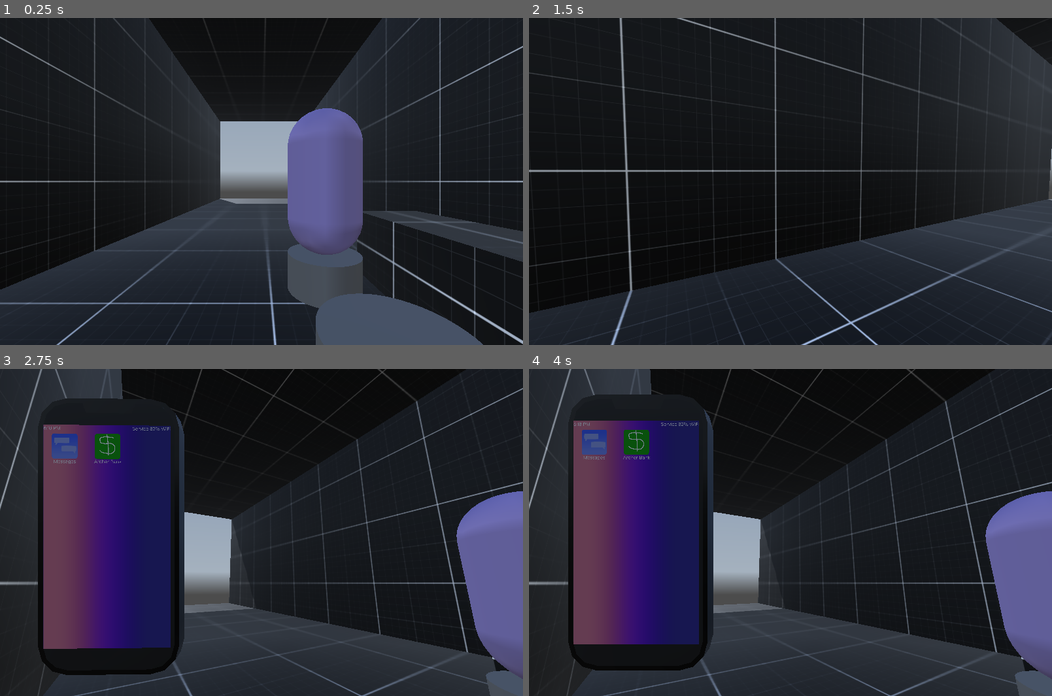
Above: before the commit, frames 1-4 (two rows, left to right).
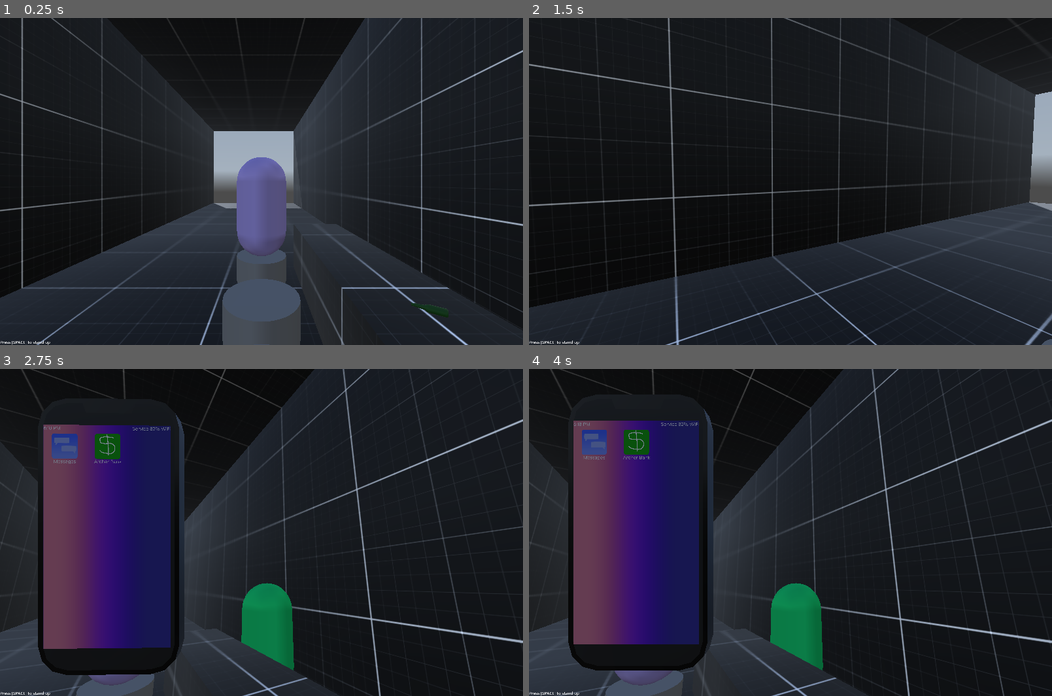
Above: after the commit, the same moments.

Repository: LucasMc17/One-Man-s-Trash
Game: Godot game, scene res://levels/level_01/root.tscn
The game is run twice, just before and just after one commit, with the same random seed, the same clock (stepped at 60 frames per second) and the same inputs. A sky picture missing from this copy of the repository is replaced by a grey-blue gradient.
Inputs (mouse positions are in pixels of both pictures, inside the frame that each line leads up to):
- Up to frame 1 (0.25 s): no input
- Up to frame 2 (1.5 s): tap Space (space) at 0.5, 1.25 s; move the mouse to (816, 181) at 0.52 s; hold W (move_forward) from 0.53 s (still down); tap Enter (enter) at 0.6, 1.35 s; click (816, 181) at 0.67 s; move the mouse to (764, 181) at 1.27 s
- Up to frame 3 (2.75 s): keep holding W (move_forward); tap Space (space) at 2 s; move the mouse to (271, 525) at 2.02 s; hold Tab (phone) from 2.03 s (still down); tap Enter (enter) at 2.3 s
- Up to frame 4 (4 s): release W (move_forward) at 2.75 s; release Tab (phone) at 2.75 s; tap Space (space) at 2.75, 3.5 s; drag from (764, 597) to (633, 483) at 2.77 s; move the mouse to (947, 581) at 3.52 s; hold A (move_left) from 3.53 s (still down); tap Z at 3.6 s; tap Enter (enter) at 3.8 s

The runs differ from the first frame. In frame 1, 27% of the frame differs, in the area x 0-100%, y 0-100%; in frame 2, 9.6%; in frame 3, 29%; in frame 4, 29%.

Commit message:
screwdriver dialog for mike

Diff:
--- a/globals/global_node.tscn
+++ b/globals/global_node.tscn
@@ -13,5 +13,3 @@
 [node name="Debug" type="Node" parent="."]
 script = ExtResource("2_u1vfw")
 debug_override = "OFF"
-skip_wait_times = true
-skip_typing = true
--- a/levels/level_01/root.gd
+++ b/levels/level_01/root.gd
@@ -1,6 +1,8 @@
 extends Node3D
 
 @onready var STATE_MACHINE = %StateMachine
+
+var NPCS_ASKED_FOR_SCREWDRIVER := 0
 
 var TAB : float:
 	set(val):
@@ -23,6 +25,8 @@
 func _on_dialog_chosen(npc : NPC, behavior_flags : Dictionary):
 	if behavior_flags.has("CHANGE_TREE_BY_PATH"):
 		npc.TALK_TREE = behavior_flags.CHANGE_TREE_BY_PATH
+	if behavior_flags.has("CHANGE_TREE_BY_PATH"):
+		NPCS_ASKED_FOR_SCREWDRIVER += 1
 	if behavior_flags.has("ADD_TO_TAB"):
 		TAB += behavior_flags.ADD_TO_TAB
 
--- a/levels/level_01/root.tscn
+++ b/levels/level_01/root.tscn
@@ -23,7 +23,7 @@
 [ext_resource type="Script" uid="uid://c6pfgu73jm2sd" path="res://levels/level_01/states/go_to_bart_state.gd" id="18_bt03r"]
 [ext_resource type="Script" uid="uid://b6p3ht05y6mes" path="res://levels/level_01/states/look_for_screwdriver_state.gd" id="19_2q5mi"]
 [ext_resource type="PackedScene" uid="uid://dps1at258aprq" path="res://area_triggers/area_trigger_oneoff.tscn" id="21_2q5mi"]
-[ext_resource type="PackedScene" uid="uid://bbfb6b3h24aq1" path="res://scenes/characters/npcs/bar_npcs/mike/mike.tscn" id="23_q0ki3"]
+[ext_resource type="PackedScene" uid="uid://bbfb6b3h24aq1" path="res://scenes/characters/npcs/mike/mike.tscn" id="23_q0ki3"]
 
 [sub_resource type="BoxShape3D" id="BoxShape3D_bt03r"]
 size = Vector3(1, 1.96729, 1)
@@ -136,7 +136,7 @@
 [node name="StateMachine" type="Node" parent="." node_paths=PackedStringArray("CURRENT_STATE")]
 unique_name_in_owner = true
 script = ExtResource("7_e1ace")
-CURRENT_STATE = NodePath("DebugState")
+CURRENT_STATE = NodePath("BartChat")
 metadata/_custom_type_script = "uid://cau1wg8ulku16"
 
 [node name="DebugState" type="Node" parent="StateMachine"]
--- a/levels/level_01/states/look_for_screwdriver_state.gd
+++ b/levels/level_01/states/look_for_screwdriver_state.gd
@@ -2,12 +2,15 @@
 
 var bart_urge = load(Paths.get_dialog_path('bart', 'bathroom_chat', 'urge'))
 var bartender_dialog = load(Paths.get_dialog_path('bartender', 'ask_for_screwdriver'))
+var mike_dialog = load(Paths.get_dialog_path('mike', 'ask_for_screwdriver'))
 
 func enter(previous_state, ext):
+	Global.log(mike_dialog)
 	super(previous_state, ext)
 	Events.conversation_ended.connect(_on_conversation_ended)
 	Global.NPCS.Bart.TALK_TREE = bart_urge
 	Global.NPCS.Bartender.TALK_TREE = bartender_dialog
+	Global.NPCS.Mike.TALK_TREE = mike_dialog
 
 func exit():
 	super()
--- a/scenes/characters/npcs/bart/dialog/stool_chat/index.tres
+++ b/scenes/characters/npcs/bart/dialog/stool_chat/index.tres
@@ -9,7 +9,7 @@
 PLAYER_OPTIONS = Array[ExtResource("1_mh1u8")]([])
 EXIT_OPTION = "Sure."
 CAMERA_ID = &""
-BEHAVIOR_FLAG = ""
+BEHAVIOR_FLAGS = Dictionary[String, Variant]({})
 metadata/_custom_type_script = "uid://bymb602613n3g"
 
 [sub_resource type="Resource" id="Resource_rh5yg"]
@@ -19,7 +19,7 @@
 PLAYER_OPTIONS = Array[ExtResource("1_mh1u8")]([])
 EXIT_OPTION = "You got it."
 CAMERA_ID = &""
-BEHAVIOR_FLAG = ""
+BEHAVIOR_FLAGS = Dictionary[String, Variant]({})
 metadata/_custom_type_script = "uid://bymb602613n3g"
 
 [sub_resource type="Resource" id="Resource_dpj24"]
@@ -29,7 +29,7 @@
 PLAYER_OPTIONS = Array[ExtResource("1_mh1u8")]([])
 EXIT_OPTION = "Don't let me keep you."
 CAMERA_ID = &""
-BEHAVIOR_FLAG = ""
+BEHAVIOR_FLAGS = Dictionary[String, Variant]({})
 metadata/_custom_type_script = "uid://bymb602613n3g"
 
 [sub_resource type="Resource" id="Resource_f562j"]
@@ -39,7 +39,7 @@
 PLAYER_OPTIONS = Array[ExtResource("1_mh1u8")]([SubResource("Resource_8ep85"), SubResource("Resource_rh5yg"), SubResource("Resource_dpj24")])
 EXIT_OPTION = ""
 CAMERA_ID = &""
-BEHAVIOR_FLAG = ""
+BEHAVIOR_FLAGS = Dictionary[String, Variant]({})
 metadata/_custom_type_script = "uid://bymb602613n3g"
 
 [sub_resource type="Resource" id="Resource_pawjp"]
@@ -49,7 +49,7 @@
 PLAYER_OPTIONS = Array[ExtResource("1_mh1u8")]([])
 EXIT_OPTION = "Sure, yeah."
 CAMERA_ID = &""
-BEHAVIOR_FLAG = ""
+BEHAVIOR_FLAGS = Dictionary[String, Variant]({})
 metadata/_custom_type_script = "uid://bymb602613n3g"
 
 [sub_resource type="Resource" id="Resource_mtdcs"]
@@ -59,7 +59,7 @@
 PLAYER_OPTIONS = Array[ExtResource("1_mh1u8")]([SubResource("Resource_pawjp")])
 EXIT_OPTION = ""
 CAMERA_ID = &""
-BEHAVIOR_FLAG = ""
+BEHAVIOR_FLAGS = Dictionary[String, Variant]({})
 metadata/_custom_type_script = "uid://bymb602613n3g"
 
 [sub_resource type="Resource" id="Resource_mh1u8"]
@@ -69,7 +69,7 @@
 PLAYER_OPTIONS = Array[ExtResource("1_mh1u8")]([])
 EXIT_OPTION = "sure, think I saw the bathroom in the back."
 CAMERA_ID = &""
-BEHAVIOR_FLAG = ""
+BEHAVIOR_FLAGS = Dictionary[String, Variant]({})
 metadata/_custom_type_script = "uid://bymb602613n3g"
 
 [sub_resource type="Resource" id="Resource_c8uok"]
@@ -79,7 +79,7 @@
 PLAYER_OPTIONS = Array[ExtResource("1_mh1u8")]([])
 EXIT_OPTION = "sure, think I saw the bathroom in the back."
 CAMERA_ID = &""
-BEHAVIOR_FLAG = ""
+BEHAVIOR_FLAGS = Dictionary[String, Variant]({})
 metadata/_custom_type_script = "uid://bymb602613n3g"
 
 [sub_resource type="Resource" id="Resource_5rwxn"]
@@ -89,7 +89,7 @@
 PLAYER_OPTIONS = Array[ExtResource("1_mh1u8")]([SubResource("Resource_mh1u8"), SubResource("Resource_c8uok")])
 EXIT_OPTION = ""
 CAMERA_ID = &""
-BEHAVIOR_FLAG = ""
+BEHAVIOR_FLAGS = Dictionary[String, Variant]({})
 metadata/_custom_type_script = "uid://bymb602613n3g"
 
 [sub_resource type="Resource" id="Resource_efqtc"]
@@ -99,7 +99,7 @@
 PLAYER_OPTIONS = Array[ExtResource("1_mh1u8")]([])
 EXIT_OPTION = "Sure."
 CAMERA_ID = &""
-BEHAVIOR_FLAG = ""
+BEHAVIOR_FLAGS = Dictionary[String, Variant]({})
 metadata/_custom_type_script = "uid://bymb602613n3g"
 
 [sub_resource type="Resource" id="Resource_edmo6"]
@@ -109,7 +109,7 @@
 PLAYER_OPTIONS = Array[ExtResource("1_mh1u8")]([SubResource("Resource_5rwxn"), SubResource("Resource_efqtc")])
 EXIT_OPTION = ""
 CAMERA_ID = &""
-BEHAVIOR_FLAG = ""
+BEHAVIOR_FLAGS = Dictionary[String, Variant]({})
 metadata/_custom_type_script = "uid://bymb602613n3g"
 
 [resource]
@@ -119,5 +119,5 @@
 PLAYER_OPTIONS = Array[ExtResource("1_mh1u8")]([SubResource("Resource_f562j"), SubResource("Resource_mtdcs"), SubResource("Resource_edmo6")])
 EXIT_OPTION = ""
 CAMERA_ID = &""
-BEHAVIOR_FLAG = ""
+BEHAVIOR_FLAGS = Dictionary[String, Variant]({})
 metadata/_custom_type_script = "uid://bymb602613n3g"
--- /dev/null
+++ b/scenes/characters/npcs/mike/dialog/ask_for_screwdriver/index.tres
@@ -0,0 +1,37 @@
+[gd_resource type="Resource" script_class="TalkTree" load_steps=5 format=3 uid="uid://ckjv8qp3tme8v"]
+
+[ext_resource type="Resource" uid="uid://bx8yf763n5s" path="res://scenes/characters/npcs/mike/dialog/ask_for_screwdriver/urge.tres" id="1_3iwyu"]
+[ext_resource type="Script" uid="uid://bymb602613n3g" path="res://assets/resources/talk_trees/talk_tree.gd" id="1_qoojl"]
+
+[sub_resource type="Resource" id="Resource_3iwyu"]
+script = ExtResource("1_qoojl")
+PROMPT = "*sigh* A screwdriver. I really need one. Don't ask."
+DIALOGUE = "...No, man."
+PLAYER_OPTIONS = Array[ExtResource("1_qoojl")]([])
+EXIT_OPTION = "I didn't think so. Thanks anyway."
+CAMERA_ID = &""
+BEHAVIOR_FLAGS = Dictionary[String, Variant]({})
+metadata/_custom_type_script = "uid://bymb602613n3g"
+
+[sub_resource type="Resource" id="Resource_qoojl"]
+script = ExtResource("1_qoojl")
+PROMPT = "Hey, this is a weird question, but you don't happen to have a screw driver, do you?"
+DIALOGUE = "...A what?"
+PLAYER_OPTIONS = Array[ExtResource("1_qoojl")]([SubResource("Resource_3iwyu")])
+EXIT_OPTION = ""
+CAMERA_ID = &""
+BEHAVIOR_FLAGS = Dictionary[String, Variant]({})
+metadata/_custom_type_script = "uid://bymb602613n3g"
+
+[resource]
+script = ExtResource("1_qoojl")
+PROMPT = ""
+DIALOGUE = "..."
+PLAYER_OPTIONS = Array[ExtResource("1_qoojl")]([SubResource("Resource_qoojl")])
+EXIT_OPTION = ""
+CAMERA_ID = &""
+BEHAVIOR_FLAGS = Dictionary[String, Variant]({
+"ASK_FOR_SCREWDRIVER": true,
+"CHANGE_TREE_BY_PATH": ExtResource("1_3iwyu")
+})
+metadata/_custom_type_script = "uid://bymb602613n3g"
--- /dev/null
+++ b/scenes/characters/npcs/mike/dialog/ask_for_screwdriver/urge.tres
@@ -0,0 +1,13 @@
+[gd_resource type="Resource" script_class="TalkTree" load_steps=2 format=3 uid="uid://bx8yf763n5s"]
+
+[ext_resource type="Script" uid="uid://bymb602613n3g" path="res://assets/resources/talk_trees/talk_tree.gd" id="1_y05jv"]
+
+[resource]
+script = ExtResource("1_y05jv")
+PROMPT = ""
+DIALOGUE = "I already told you, I don't have a screwdriver, a wrench, or any other fucking tools. Leave me alone."
+PLAYER_OPTIONS = Array[ExtResource("1_y05jv")]([])
+EXIT_OPTION = "Ok, ok, sorry."
+CAMERA_ID = &""
+BEHAVIOR_FLAGS = Dictionary[String, Variant]({})
+metadata/_custom_type_script = "uid://bymb602613n3g"
--- a/scenes/characters/npcs/bar_npcs/mike/dialog/stranger_chat/index.tres
+++ b/scenes/characters/npcs/mike/dialog/stranger_chat/index.tres
@@ -1,7 +1,7 @@
 [gd_resource type="Resource" script_class="TalkTree" load_steps=6 format=3 uid="uid://d3rlr2lnahcrt"]
 
 [ext_resource type="Script" uid="uid://bymb602613n3g" path="res://assets/resources/talk_trees/talk_tree.gd" id="1_k220e"]
-[ext_resource type="Resource" uid="uid://bmwuuen0as0n7" path="res://scenes/characters/npcs/bar_npcs/mike/dialog/stranger_chat/urge.tres" id="1_y0je0"]
+[ext_resource type="Resource" uid="uid://bmwuuen0as0n7" path="res://scenes/characters/npcs/mike/dialog/stranger_chat/urge.tres" id="1_y0je0"]
 
 [sub_resource type="Resource" id="Resource_k220e"]
 script = ExtResource("1_k220e")
--- a/scenes/characters/npcs/bar_npcs/mike/mike.tscn
+++ b/scenes/characters/npcs/mike/mike.tscn
@@ -2,7 +2,7 @@
 
 [ext_resource type="PackedScene" uid="uid://buguuxwjtfcow" path="res://scenes/characters/npcs/base_npc.tscn" id="1_jld5o"]
 [ext_resource type="Script" uid="uid://bo023d5lgrcn8" path="res://scenes/characters/npcs/states/movement_states/npc_sit_state.gd" id="2_aewfi"]
-[ext_resource type="Resource" uid="uid://d3rlr2lnahcrt" path="res://scenes/characters/npcs/bar_npcs/mike/dialog/stranger_chat/index.tres" id="2_im3f3"]
+[ext_resource type="Resource" uid="uid://d3rlr2lnahcrt" path="res://scenes/characters/npcs/mike/dialog/stranger_chat/index.tres" id="2_im3f3"]
 [ext_resource type="Script" uid="uid://b1sqa5tyud8nt" path="res://scenes/characters/npcs/states/attention_states/npc_talk_state.gd" id="3_jc5k1"]
 
 [sub_resource type="StandardMaterial3D" id="StandardMaterial3D_jld5o"]
Renamed: scenes/characters/npcs/bar_npcs/mike/dialog/stranger_chat/urge.tres -> scenes/characters/npcs/mike/dialog/stranger_chat/urge.tres
Not shown: 2 places in scenes/characters/npcs/mike/mike.tscn that only renumber resources
